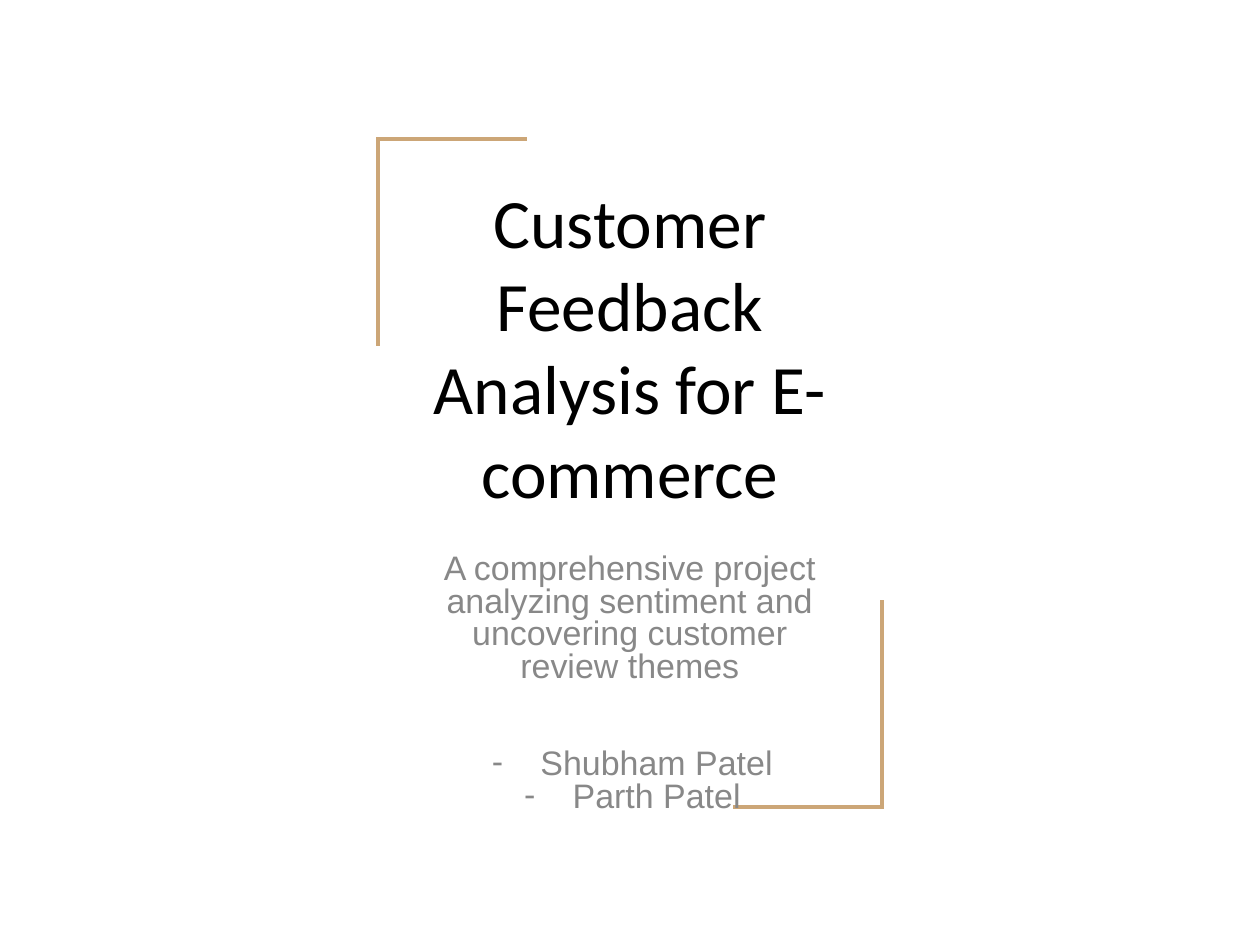
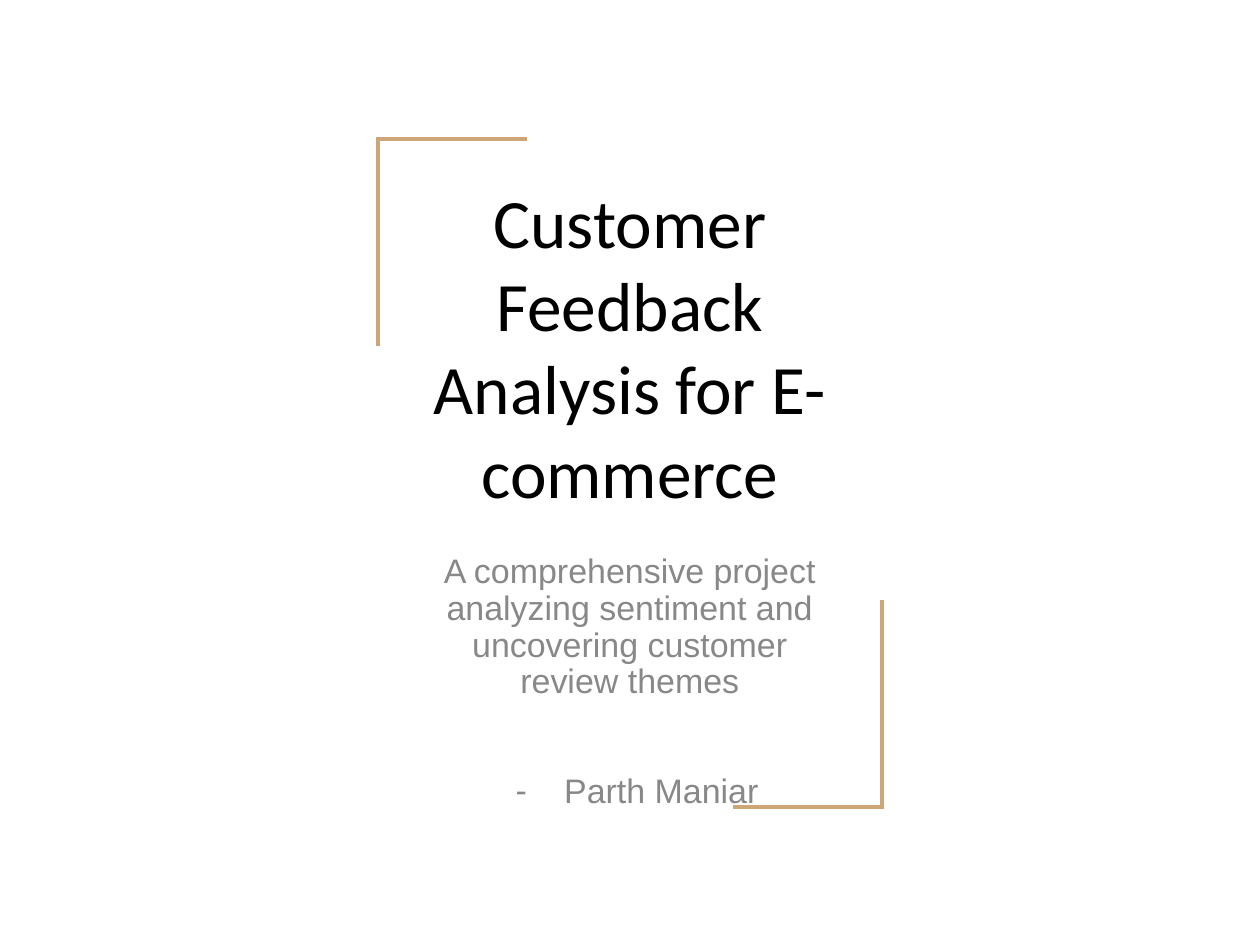
Before and after one commit to Parth-Maniar-3012/CustomerFeedbackAnalyzer, a slide deck: slide 1 of Customer_Feedback_Analysis_Presentation.pptx. Drawn at 1260x945 pixels with LibreOffice and Linux fonts; fonts in the diff are those of the drawing. Boxes give left, top, right and bottom in pixels: in the first picture for what was removed or moved away, otherwise in the second. Text is boxed around its words. In the diff, an @@ line names an element or a change of style, - is before the commit and + after.

Commit message:
Change in PPT

```diff
--- a/Customer_Feedback_Analysis_Presentation.pptx
+++ b/Customer_Feedback_Analysis_Presentation.pptx
@@ subtitle at (444, 558, 816, 693): line spacing 0.8 to 0.9 @@
@@ subtitle at (564, 778, 759, 809): text changed @@
-– Shubham Patel
-– Parth Patel
+– Parth Maniar
```
